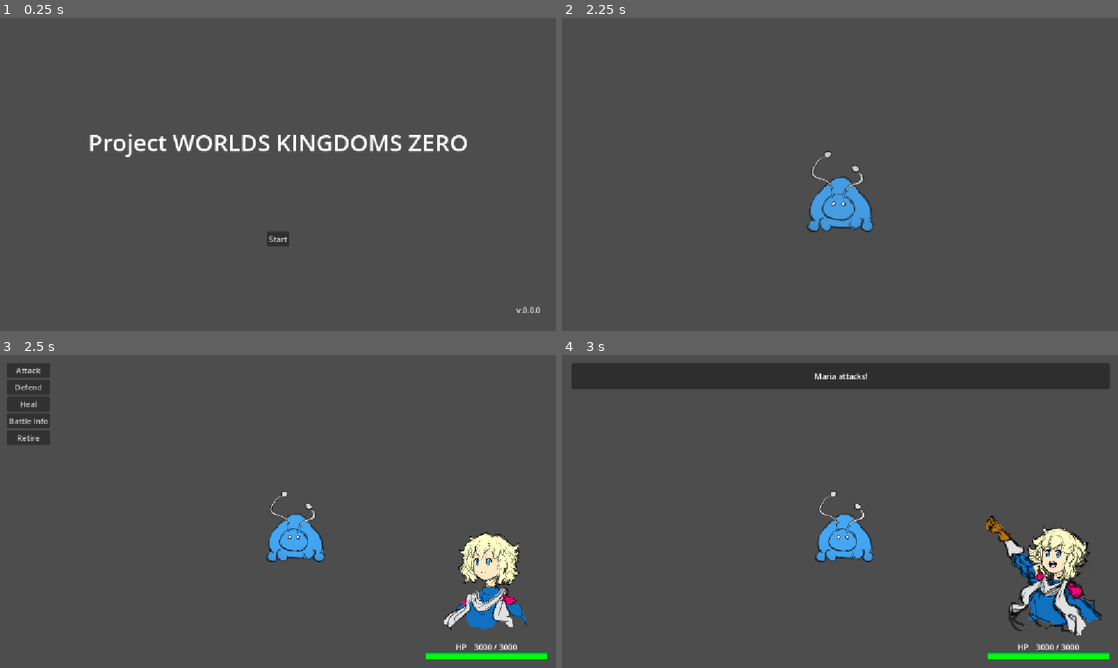
Above: before the commit, frames 1-4 (two rows, left to right).
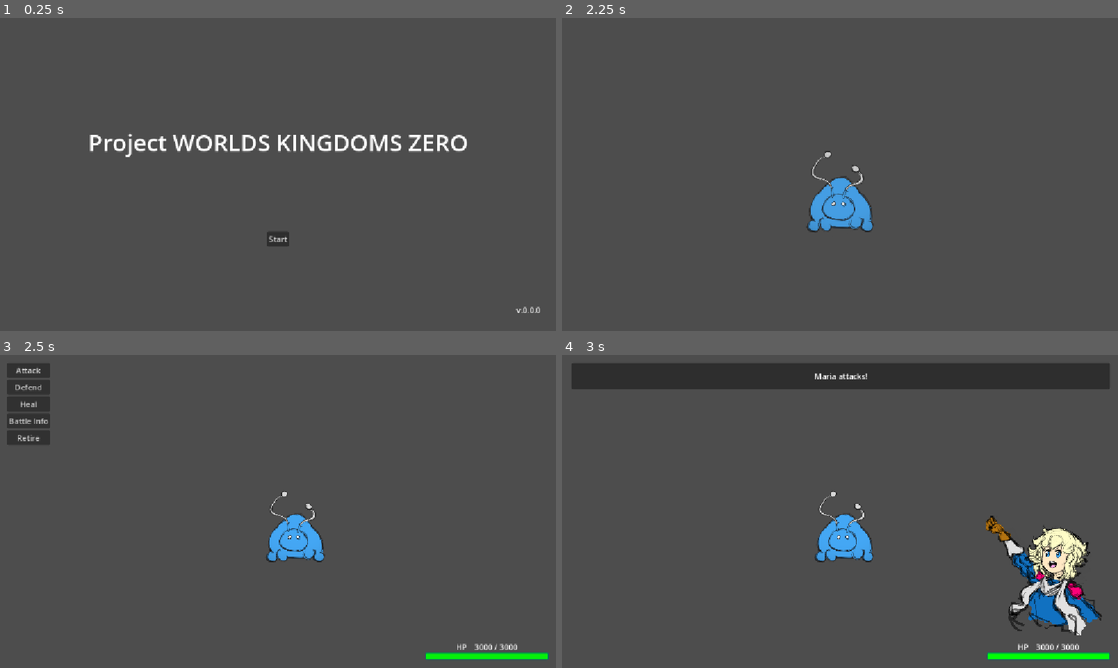
Above: after the commit, the same moments.

Repository: Adnyropast/pwkz-godot-4.7
Game: Godot game, scene res://scenes/title_screen.tscn
Same seed, same stepped clock (60 frames per second), same inputs: the game is played once before the commit and once after it. The engine's default icon, where the game draws it, is replaced by a stand-in: a white triangle on a blue panel in a dark square.
Inputs:
- Up to frame 1 (0.25 s): no input
- Up to frame 2 (2.25 s): click "Start" at 0.5 s; click "Maria Game" at 1.25 s; tap Enter (ui_accept) at 2 s
- Up to frame 3 (2.5 s): tap Enter (ui_accept) at 2.27 s
- Up to frame 4 (3 s): click "Attack" at 2.75 s

Frames 1-2 are identical in both runs. In frame 3, 2.7% of the frame differs, in the area x 76-99%, y 56-98%; in frame 4, nothing differs.

Commit message:
feat: add player hud fade in animation

Diff:
--- a/scenes/player_hud.gd
+++ b/scenes/player_hud.gd
@@ -1,11 +1,12 @@
 extends Control
 
-@onready var player_texture: TextureRect = $MarginContainer/HBoxContainer/VBoxContainer/HBoxContainer/PlayerShakeNode/PlayerBreathe/PlayerTexture
-@onready var player_texture_animation_player: AnimationPlayer = $MarginContainer/HBoxContainer/VBoxContainer/HBoxContainer/PlayerShakeNode/PlayerTextureAnimationPlayer
-@onready var hp_bar: ProgressBar = $MarginContainer/HBoxContainer/VBoxContainer/VBoxContainer/HPBar
-@onready var hp_label: Label = $MarginContainer/HBoxContainer/VBoxContainer/VBoxContainer/HBoxContainer/HBoxContainer/HPLabel
-@onready var max_hp_label: Label = $MarginContainer/HBoxContainer/VBoxContainer/VBoxContainer/HBoxContainer/HBoxContainer/MaxHPLabel
-@onready var statuses_container: Container = $MarginContainer/HBoxContainer/StatusesContainer
+@onready var player_texture: TextureRect = $SlideNode/MarginContainer/HBoxContainer/VBoxContainer/HBoxContainer/PlayerShakeNode/PlayerBreathe/PlayerTexture
+@onready var player_texture_animation_player: AnimationPlayer = $SlideNode/MarginContainer/HBoxContainer/VBoxContainer/HBoxContainer/PlayerShakeNode/PlayerTextureAnimationPlayer
+@onready var hp_bar: ProgressBar = $SlideNode/MarginContainer/HBoxContainer/VBoxContainer/VBoxContainer/HPBar
+@onready var hp_label: Label = $SlideNode/MarginContainer/HBoxContainer/VBoxContainer/VBoxContainer/HBoxContainer/HBoxContainer/HPLabel
+@onready var max_hp_label: Label = $SlideNode/MarginContainer/HBoxContainer/VBoxContainer/VBoxContainer/HBoxContainer/HBoxContainer/MaxHPLabel
+@onready var statuses_container: Container = $SlideNode/MarginContainer/HBoxContainer/StatusesContainer
+@onready var intro_animation_player: AnimationPlayer = $IntroAnimationPlayer
 
 func _ready() -> void:
 	player_texture.texture = Player.get_player_texture()
@@ -17,6 +18,7 @@
 	Player.hp_changed.connect(on_player_hp_changed)
 	Player.statuses_changed.connect(on_player_statuses_changed)
 	Player.portrait_changed.connect(on_player_portrait_changed)
+	visibility_changed.connect(make_play_intro_animation)
 
 func on_player_defeated() -> void:
 	player_texture_animation_player.play("player_defeat")
@@ -72,3 +74,7 @@
 		statuses_container.add_child(item)
 		item.set_texture(preload("res://images/statuses/ef6.png"))
 		item.set_info(str(Player.defense_buff_turns))
+
+func make_play_intro_animation() -> void:
+	intro_animation_player.stop()
+	intro_animation_player.play("player_hud_intro")
--- a/scenes/player_hud.tscn
+++ b/scenes/player_hud.tscn
@@ -80,7 +80,7 @@
 "times": PackedFloat32Array(0, 0.3333, 0.6666667, 1, 1.3333, 1.6667, 2, 2.3333333, 2.6667, 3, 3.3333, 3.6667),
 "transitions": PackedFloat32Array(1, 1, 1, 1, 1, 1, 1, 1, 1, 1, 1, 1),
 "update": 0,
-"values": [0.0, -0.012217304763960109, -0.022689280275926482, -0.034906585, -0.022689280275926482, -0.012217304763960109, 0.0, 0.012217304763960109, 0.022689280275926482, 0.03490658503988659, 0.022689280275926482, 0.012217304763960109]
+"values": [0.0, -0.0122173047639601, -0.02268928027592648, -0.034906585, -0.02268928027592648, -0.0122173047639601, 0.0, 0.0122173047639601, 0.02268928027592648, 0.03490658503988659, 0.02268928027592648, 0.0122173047639601]
 }
 
 [sub_resource type="AnimationLibrary" id="AnimationLibrary_lqhkl"]
@@ -217,85 +217,190 @@
 corner_radius_bottom_right = 2
 corner_radius_bottom_left = 2
 
+[sub_resource type="Animation" id="Animation_lqhkl"]
+length = 0.001
+tracks/0/type = "value"
+tracks/0/imported = false
+tracks/0/enabled = true
+tracks/0/path = NodePath("SlideNode/MarginContainer:offset_transform_position")
+tracks/0/interp = 1
+tracks/0/loop_wrap = true
+tracks/0/keys = {
+"times": PackedFloat32Array(0),
+"transitions": PackedFloat32Array(1),
+"update": 0,
+"values": [Vector2(0, 0)]
+}
+tracks/1/type = "value"
+tracks/1/imported = false
+tracks/1/enabled = true
+tracks/1/path = NodePath("SlideNode:offset_transform_position")
+tracks/1/interp = 1
+tracks/1/loop_wrap = true
+tracks/1/keys = {
+"times": PackedFloat32Array(0),
+"transitions": PackedFloat32Array(1),
+"update": 0,
+"values": [Vector2(16, 0)]
+}
+tracks/2/type = "value"
+tracks/2/imported = false
+tracks/2/enabled = true
+tracks/2/path = NodePath("SlideNode:modulate")
+tracks/2/interp = 1
+tracks/2/loop_wrap = true
+tracks/2/keys = {
+"times": PackedFloat32Array(0),
+"transitions": PackedFloat32Array(1),
+"update": 0,
+"values": [Color(1, 1, 1, 1)]
+}
+tracks/3/type = "value"
+tracks/3/imported = false
+tracks/3/enabled = true
+tracks/3/path = NodePath("SlideNode/MarginContainer/HBoxContainer/VBoxContainer/HBoxContainer/PlayerShakeNode:modulate")
+tracks/3/interp = 1
+tracks/3/loop_wrap = true
+tracks/3/keys = {
+"times": PackedFloat32Array(0),
+"transitions": PackedFloat32Array(1),
+"update": 0,
+"values": [Color(1, 1, 1, 1)]
+}
+
+[sub_resource type="Animation" id="Animation_8y7rk"]
+resource_name = "player_hud_intro"
+tracks/0/type = "value"
+tracks/0/imported = false
+tracks/0/enabled = true
+tracks/0/path = NodePath("SlideNode:offset_transform_position")
+tracks/0/interp = 1
+tracks/0/loop_wrap = true
+tracks/0/keys = {
+"times": PackedFloat32Array(0, 0.4),
+"transitions": PackedFloat32Array(0.25, 1),
+"update": 0,
+"values": [Vector2(16, 0), Vector2(0, 0)]
+}
+tracks/1/type = "value"
+tracks/1/imported = false
+tracks/1/enabled = true
+tracks/1/path = NodePath("SlideNode:modulate")
+tracks/1/interp = 1
+tracks/1/loop_wrap = true
+tracks/1/keys = {
+"times": PackedFloat32Array(0, 0.43333334),
+"transitions": PackedFloat32Array(0.25, 1),
+"update": 0,
+"values": [Color(1, 1, 1, 0), Color(1, 1, 1, 1)]
+}
+tracks/2/type = "value"
+tracks/2/imported = false
+tracks/2/enabled = true
+tracks/2/path = NodePath("SlideNode/MarginContainer/HBoxContainer/VBoxContainer/HBoxContainer/PlayerShakeNode:modulate")
+tracks/2/interp = 1
+tracks/2/loop_wrap = true
+tracks/2/keys = {
+"times": PackedFloat32Array(0, 0.2, 0.5),
+"transitions": PackedFloat32Array(1, 0.25, 1),
+"update": 0,
+"values": [Color(1, 1, 1, 0), Color(1, 1, 1, 0), Color(1, 1, 1, 1)]
+}
+
+[sub_resource type="AnimationLibrary" id="AnimationLibrary_50hf8"]
+_data = {
+&"RESET": SubResource("Animation_lqhkl"),
+&"player_hud_intro": SubResource("Animation_8y7rk")
+}
+
 [node name="PlayerHUD" type="MarginContainer" unique_id=1303436572]
 offset_right = 40.0
 offset_bottom = 40.0
 script = ExtResource("1_iraov")
 
-[node name="MarginContainer" type="MarginContainer" parent="." unique_id=1715806515]
+[node name="SlideNode" type="MarginContainer" parent="." unique_id=1037117976]
+layout_mode = 2
+offset_transform_enabled = true
+offset_transform_position = Vector2(16, 0)
+
+[node name="MarginContainer" type="MarginContainer" parent="SlideNode" unique_id=1715806515]
 layout_mode = 2
 theme_override_constants/margin_left = 16
 theme_override_constants/margin_top = 16
 theme_override_constants/margin_right = 16
 theme_override_constants/margin_bottom = 16
 
-[node name="HBoxContainer" type="HBoxContainer" parent="MarginContainer" unique_id=804390668]
-layout_mode = 2
-
-[node name="StatusesContainer" type="HBoxContainer" parent="MarginContainer/HBoxContainer" unique_id=630778157]
+[node name="HBoxContainer" type="HBoxContainer" parent="SlideNode/MarginContainer" unique_id=804390668]
+layout_mode = 2
+
+[node name="StatusesContainer" type="HBoxContainer" parent="SlideNode/MarginContainer/HBoxContainer" unique_id=630778157]
 layout_mode = 2
 size_flags_vertical = 8
 
-[node name="VBoxContainer" type="VBoxContainer" parent="MarginContainer/HBoxContainer" unique_id=747803102]
-layout_mode = 2
-
-[node name="HBoxContainer" type="HBoxContainer" parent="MarginContainer/HBoxContainer/VBoxContainer" unique_id=749205557]
+[node name="VBoxContainer" type="VBoxContainer" parent="SlideNode/MarginContainer/HBoxContainer" unique_id=747803102]
+layout_mode = 2
+
+[node name="HBoxContainer" type="HBoxContainer" parent="SlideNode/MarginContainer/HBoxContainer/VBoxContainer" unique_id=749205557]
 layout_mode = 2
 alignment = 2
 
-[node name="PlayerShakeNode" type="MarginContainer" parent="MarginContainer/HBoxContainer/VBoxContainer/HBoxContainer" unique_id=1694613599]
+[node name="PlayerShakeNode" type="MarginContainer" parent="SlideNode/MarginContainer/HBoxContainer/VBoxContainer/HBoxContainer" unique_id=1694613599]
 layout_mode = 2
 offset_transform_enabled = true
 
-[node name="PlayerBreathe" type="MarginContainer" parent="MarginContainer/HBoxContainer/VBoxContainer/HBoxContainer/PlayerShakeNode" unique_id=1316868348]
+[node name="PlayerBreathe" type="MarginContainer" parent="SlideNode/MarginContainer/HBoxContainer/VBoxContainer/HBoxContainer/PlayerShakeNode" unique_id=1316868348]
 layout_mode = 2
 offset_transform_enabled = true
 
-[node name="PlayerTexture" type="TextureRect" parent="MarginContainer/HBoxContainer/VBoxContainer/HBoxContainer/PlayerShakeNode/PlayerBreathe" unique_id=1430687536]
+[node name="PlayerTexture" type="TextureRect" parent="SlideNode/MarginContainer/HBoxContainer/VBoxContainer/HBoxContainer/PlayerShakeNode/PlayerBreathe" unique_id=1430687536]
 custom_minimum_size = Vector2(256, 256)
 custom_maximum_size = Vector2(256, -1)
 layout_mode = 2
 texture = ExtResource("1_mlvnn")
 expand_mode = 1
 
-[node name="BreatheAnimationPlayer" type="AnimationPlayer" parent="MarginContainer/HBoxContainer/VBoxContainer/HBoxContainer/PlayerShakeNode/PlayerBreathe" unique_id=620507239]
+[node name="BreatheAnimationPlayer" type="AnimationPlayer" parent="SlideNode/MarginContainer/HBoxContainer/VBoxContainer/HBoxContainer/PlayerShakeNode/PlayerBreathe" unique_id=620507239]
 libraries/ = SubResource("AnimationLibrary_lqhkl")
 autoplay = &"player_breathe"
 
-[node name="PlayerTextureAnimationPlayer" type="AnimationPlayer" parent="MarginContainer/HBoxContainer/VBoxContainer/HBoxContainer/PlayerShakeNode" unique_id=50866952]
+[node name="PlayerTextureAnimationPlayer" type="AnimationPlayer" parent="SlideNode/MarginContainer/HBoxContainer/VBoxContainer/HBoxContainer/PlayerShakeNode" unique_id=50866952]
 libraries/ = SubResource("AnimationLibrary_or0tx")
 
-[node name="VBoxContainer" type="VBoxContainer" parent="MarginContainer/HBoxContainer/VBoxContainer" unique_id=2145855890]
+[node name="VBoxContainer" type="VBoxContainer" parent="SlideNode/MarginContainer/HBoxContainer/VBoxContainer" unique_id=2145855890]
 layout_mode = 2
 theme_override_constants/separation = 0
 
-[node name="HBoxContainer" type="HBoxContainer" parent="MarginContainer/HBoxContainer/VBoxContainer/VBoxContainer" unique_id=928520073]
+[node name="HBoxContainer" type="HBoxContainer" parent="SlideNode/MarginContainer/HBoxContainer/VBoxContainer/VBoxContainer" unique_id=928520073]
 layout_mode = 2
 theme_override_constants/separation = 16
 alignment = 1
 
-[node name="Label" type="Label" parent="MarginContainer/HBoxContainer/VBoxContainer/VBoxContainer/HBoxContainer" unique_id=1249563016]
+[node name="Label" type="Label" parent="SlideNode/MarginContainer/HBoxContainer/VBoxContainer/VBoxContainer/HBoxContainer" unique_id=1249563016]
 layout_mode = 2
 text = "HP"
 
-[node name="HBoxContainer" type="HBoxContainer" parent="MarginContainer/HBoxContainer/VBoxContainer/VBoxContainer/HBoxContainer" unique_id=838264377]
-layout_mode = 2
-
-[node name="HPLabel" type="Label" parent="MarginContainer/HBoxContainer/VBoxContainer/VBoxContainer/HBoxContainer/HBoxContainer" unique_id=1937351955]
+[node name="HBoxContainer" type="HBoxContainer" parent="SlideNode/MarginContainer/HBoxContainer/VBoxContainer/VBoxContainer/HBoxContainer" unique_id=838264377]
+layout_mode = 2
+
+[node name="HPLabel" type="Label" parent="SlideNode/MarginContainer/HBoxContainer/VBoxContainer/VBoxContainer/HBoxContainer/HBoxContainer" unique_id=1937351955]
 layout_mode = 2
 text = "9999"
 
-[node name="Label2" type="Label" parent="MarginContainer/HBoxContainer/VBoxContainer/VBoxContainer/HBoxContainer/HBoxContainer" unique_id=651328524]
+[node name="Label2" type="Label" parent="SlideNode/MarginContainer/HBoxContainer/VBoxContainer/VBoxContainer/HBoxContainer/HBoxContainer" unique_id=651328524]
 layout_mode = 2
 text = "/"
 
-[node name="MaxHPLabel" type="Label" parent="MarginContainer/HBoxContainer/VBoxContainer/VBoxContainer/HBoxContainer/HBoxContainer" unique_id=2094498958]
+[node name="MaxHPLabel" type="Label" parent="SlideNode/MarginContainer/HBoxContainer/VBoxContainer/VBoxContainer/HBoxContainer/HBoxContainer" unique_id=2094498958]
 layout_mode = 2
 text = "9999"
 
-[node name="HPBar" type="ProgressBar" parent="MarginContainer/HBoxContainer/VBoxContainer/VBoxContainer" unique_id=617026557]
+[node name="HPBar" type="ProgressBar" parent="SlideNode/MarginContainer/HBoxContainer/VBoxContainer/VBoxContainer" unique_id=617026557]
 custom_minimum_size = Vector2(256, 16)
 layout_mode = 2
 theme_override_styles/fill = SubResource("StyleBoxFlat_iraov")
 value = 100.0
 show_percentage = false
+
+[node name="IntroAnimationPlayer" type="AnimationPlayer" parent="." unique_id=828550665]
+libraries/ = SubResource("AnimationLibrary_50hf8")
+autoplay = &"player_hud_intro"
